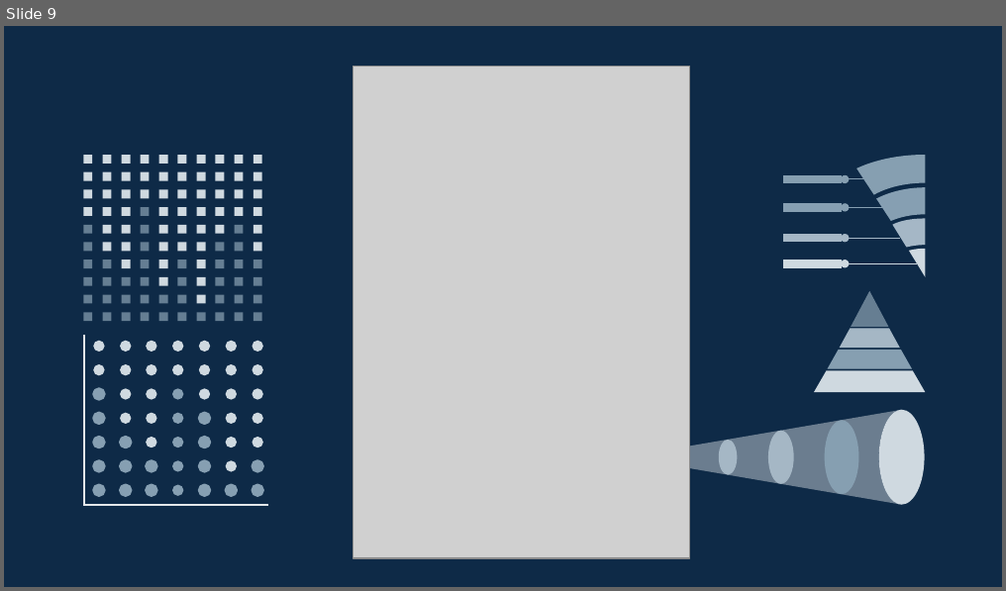
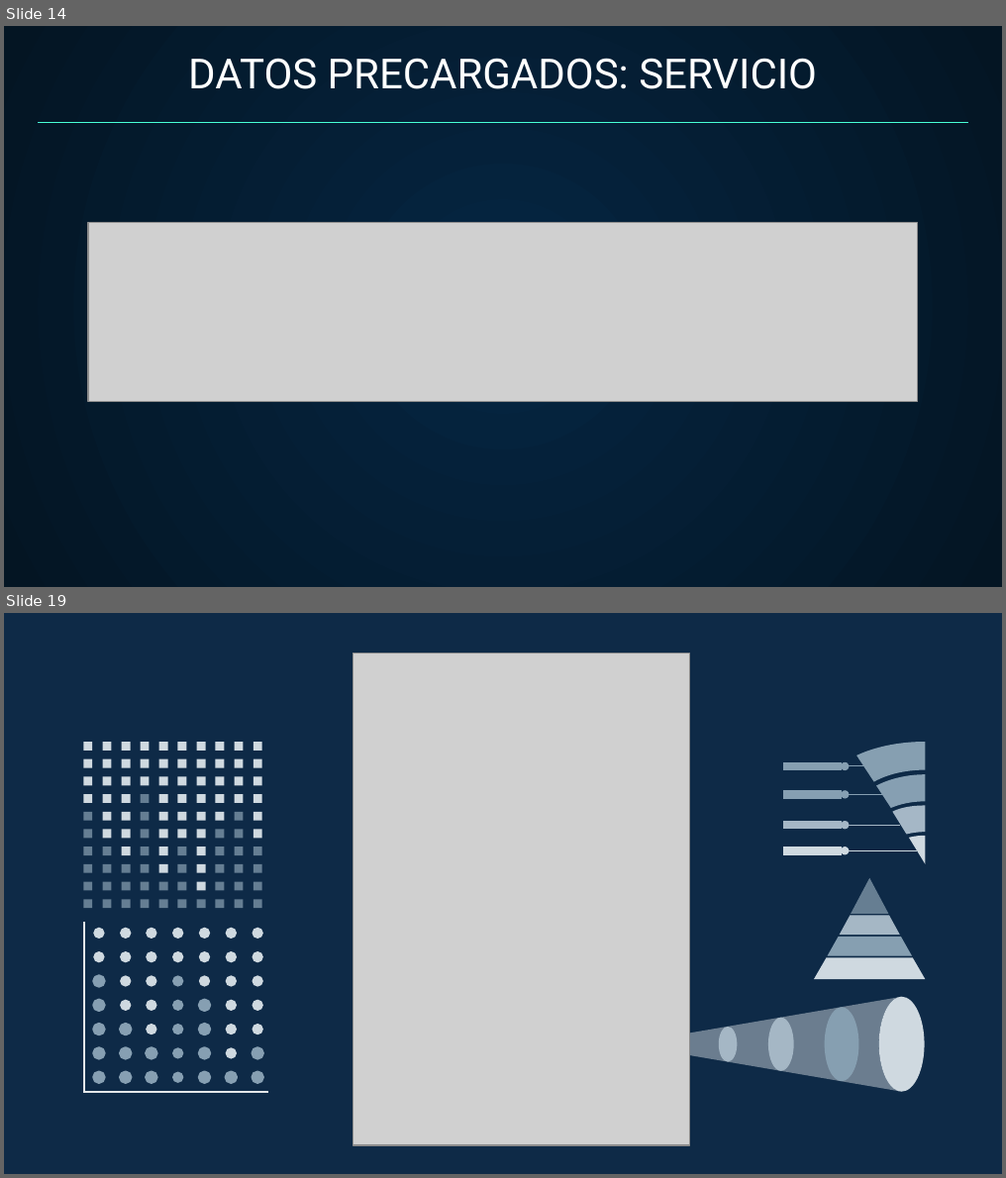
Before and after one commit to SaizMarcelo/PROYECTO-INFORMATICO, a slide deck: PPT_ProyectoFinal_G12.pptx. Shown one above the other, each under a label of ours: slide 9 before the commit, slides 14 and 19 after it; the slides between them are not shown. The pictures are 1006x591 and 1006x1178 pixels, drawn with LibreOffice and Linux fonts; fonts in the diff are those of the drawing; grey boxes stand for pictures. Boxes give left, top, right and bottom in pixels: in the first picture for what was removed or moved away, otherwise in the second. Text is boxed around its words. In the diff, an @@ line names an element or a change of style, - is before the commit and + after.

```diff
--- a/PPT_ProyectoFinal_G12.pptx
+++ b/PPT_ProyectoFinal_G12.pptx
@@ slide 14 added at [4,26,1002,587], background gradient #052643 to #041523 @@
@@ title added at [188,58,817,89], 30 pt, text #FFFFFF @@
+DATOS PRECARGADOS: SERVICIO
@@ line added from (38, 123) to (968, 123), #48FFD5 0.75 pt @@
@@ picture added at [88,223,917,401] @@
@@ what was slide 9 is now slide 19 @@
```
Also in this commit, not shown: 5 slides changed, 12 other slides added, 2 slides removed.
